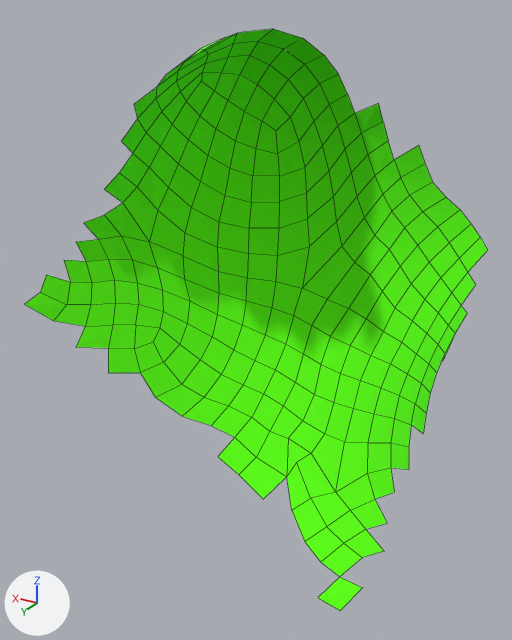
The OBJ model QS_project/data/Remeshing/Explanatory/Explanatory_Remeshed.obj, before and after one commit.
Before and after are seen from a camera (50 mm lens) standing at (-0.304, 1.038, 1.897) and looking at (0.829, -0.85, 0.953). The lights are fixed; the arrows at lower left show +X, +Y and +Z. Mesh edges are drawn as thin lines. Where no turn or scale is listed for an object, it has been applied to the vertices.

In view in the first picture: 'Explanatory_Remeshed'.
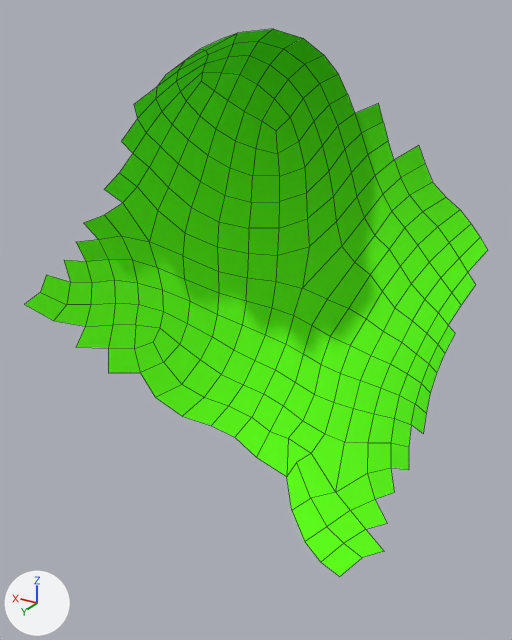
Changed parts and their boxes [x1, y1, x2, y2] in the pictures (512 x 640 px):
'Explanatory_Remeshed', reshaped (6% shorter)
    before: [24, 29, 487, 611]
    after: [24, 29, 487, 576]
part 1 of me_explanatory_remeshed, deleted
    before: [187, 38, 224, 61]
part 2 of me_explanatory_remeshed, deleted (green)
    before: [218, 438, 286, 499]
part 3 of me_explanatory_remeshed, deleted
    before: [443, 306, 467, 360]
part 4 of me_explanatory_remeshed, deleted (green)
    before: [318, 577, 362, 611]

Diff of the bpy script that builds the scene:
```diff
--- a/QS_project/data/Remeshing/Explanatory/Explanatory_Remeshed.obj.py
+++ b/QS_project/data/Remeshing/Explanatory/Explanatory_Remeshed.obj.py
@@ me_explanatory_remeshed @@
 me_explanatory_remeshed.from_pydata(...)  # 287 vertices, 243 faces; spans x 0.14..1.57, y -1.2..-0.52, z 0.15..1.86
 # used by ob_explanatory_remeshed; location = (0.0, 0.0, 0.0)
 # verts and faces of me_explanatory_remeshed; kept vertices keep their numbers, new ones are numbered from 287
 # before: 1 (0.8, -0.58, 1.83) at pixel (211, 45), 2 (0.87, -0.56, 1.78), 20 (0.82, -0.68, 1.84) at pixel (225, 37), 21 (0.89, -0.65, 1.81) at pixel (200, 48)
 # before: 200 (0.93, -0.86, 0.45) at pixel (234, 437), 201 (0.96, -0.79, 0.39) at pixel (217, 456), 214 (0.83, -0.85, 0.41) at pixel (256, 457), 215 (0.86, -0.79, 0.35) at pixel (238, 474), 225 (0.75, -0.76, 0.31) at pixel (263, 499)
 # before: 286 (0.69, -0.84, 0.38) at pixel (286, 476)
 # before: 227 (0.18, -0.97, 1.1) at pixel (461, 305), 236 (0.15, -0.89, 1.11) at pixel (467, 313), 237 (0.21, -0.95, 1.04) at pixel (448, 325), 244 (0.17, -0.87, 1.05) at pixel (455, 333), 245 (0.19, -0.86, 0.99) at pixel (444, 353)
 # before: 254 (0.15, -0.79, 1.07) at pixel (453, 336), 267 (0.17, -0.77, 1.0) at pixel (442, 361)
 # before: 265 (0.39, -0.65, 0.21) at pixel (339, 576), 266 (0.43, -0.58, 0.16) at pixel (317, 597), 276 (0.31, -0.65, 0.21) at pixel (362, 587), 277 (0.35, -0.57, 0.15) at pixel (340, 610)
+# me_explanatory_remeshed part 1
+delete_vertices([1, 2])  # with the faces that use them
+# me_explanatory_remeshed part 2
+delete_vertices([201, 215, 225])  # with the faces that use them
+# me_explanatory_remeshed part 3
+delete_vertices([236, 254, 267])  # with the faces that use them
+# me_explanatory_remeshed part 4
+delete_vertices([266, 276, 277])  # with the faces that use them
 me_explanatory_remeshed.materials.append(mat_diffuse_27_255_0_255)
```
